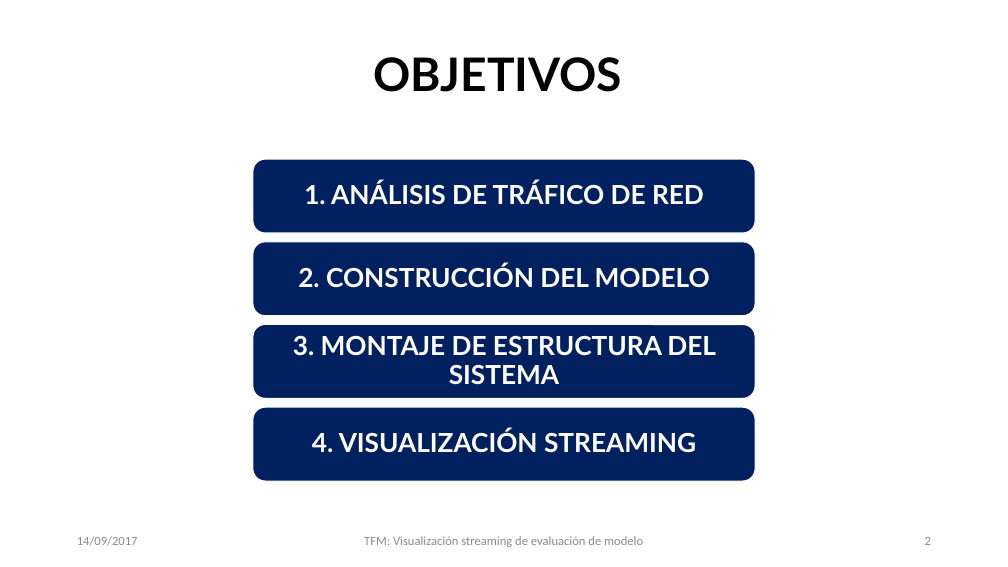
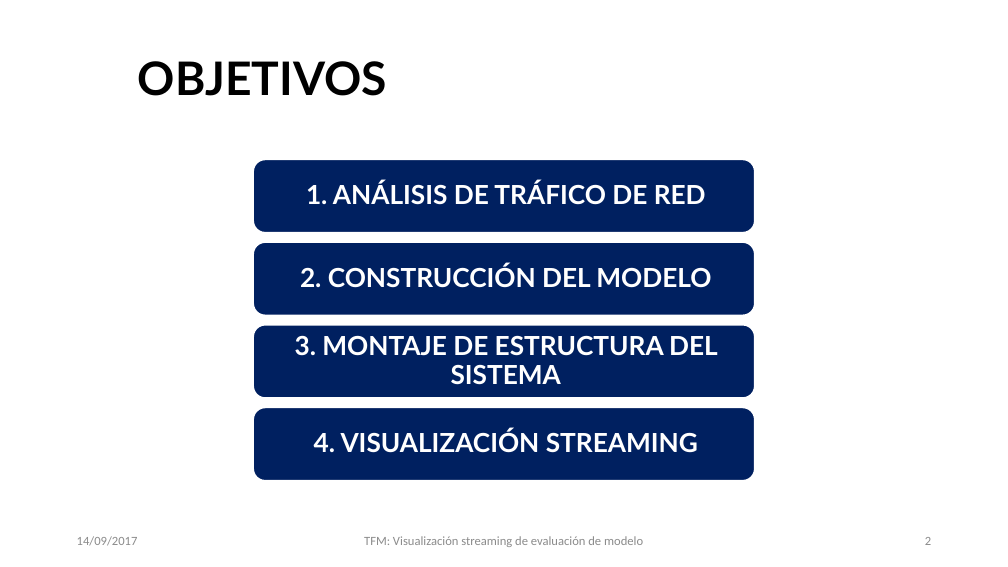
Before and after one commit to IABcb/TFM, a slide deck: slide 2 of slides/TFM.pptx. Drawn at 1008x567 pixels with LibreOffice and Linux fonts; fonts in the diff are those of the drawing; background and template pictures are left out. Boxes give left, top, right and bottom in pixels: in the first picture for what was removed or moved away, otherwise in the second. Text is boxed around its words. In the diff, an @@ line names an element or a change of style, - is before the commit and + after.

```diff
--- a/slides/TFM.pptx
+++ b/slides/TFM.pptx
@@ text "OBJETIVOS" at (138,61,387,96): alignment centre to left; line spacing 0.9 to 1 @@
@@ rounded rectangle "1. ANÁLISIS DE TRÁFICO DE ...": place and size @@
-rounded rectangle "1. ANÁLISIS DE TRÁFICO DE ..." at (304,182,704,205)
+rounded rectangle "1. ANÁLISIS DE TRÁFICO DE ..." at (253,160,755,234)
@@ rounded rectangle "2. CONSTRUCCIÓN DEL MODELO": place and size @@
-rounded rectangle "2. CONSTRUCCIÓN DEL MODELO" at (298,264,710,288)
+rounded rectangle "2. CONSTRUCCIÓN DEL MODELO" at (253,242,755,316)
@@ rounded rectangle "3. MONTAJE DE ESTRUCTURA DEL ...": place and size @@
-rounded rectangle "3. MONTAJE DE ESTRUCTURA DEL ..." at (293,335,716,385)
+rounded rectangle "3. MONTAJE DE ESTRUCTURA DEL ..." at (253,324,755,399)
@@ less space between paragraphs; fill none to #002060; outline none to #FFFFFF 2 pt in 4 elements at (253,242,755,316), (253,324,755,399), (253,160,755,234), (253,408,755,482) @@
@@ rounded rectangle "4. VISUALIZACIÓN STREAMING": place and size @@
-rounded rectangle "4. VISUALIZACIÓN STREAMING" at (312,430,696,453)
+rounded rectangle "4. VISUALIZACIÓN STREAMING" at (253,408,755,482)
@@ group removed at (253,160,755,482): 4 rounded rectangles @@
@@ text "14/09/2017" at (77,536,138,546): text colour #8C8C8C to #8B8B8B @@
@@ text "TFM: Visualización streaming de evaluación ..." at (364,536,643,547): text colour #8C8C8C to #8B8B8B @@
```
Also in this commit, not shown: 10 other slides changed, 14 other files.
